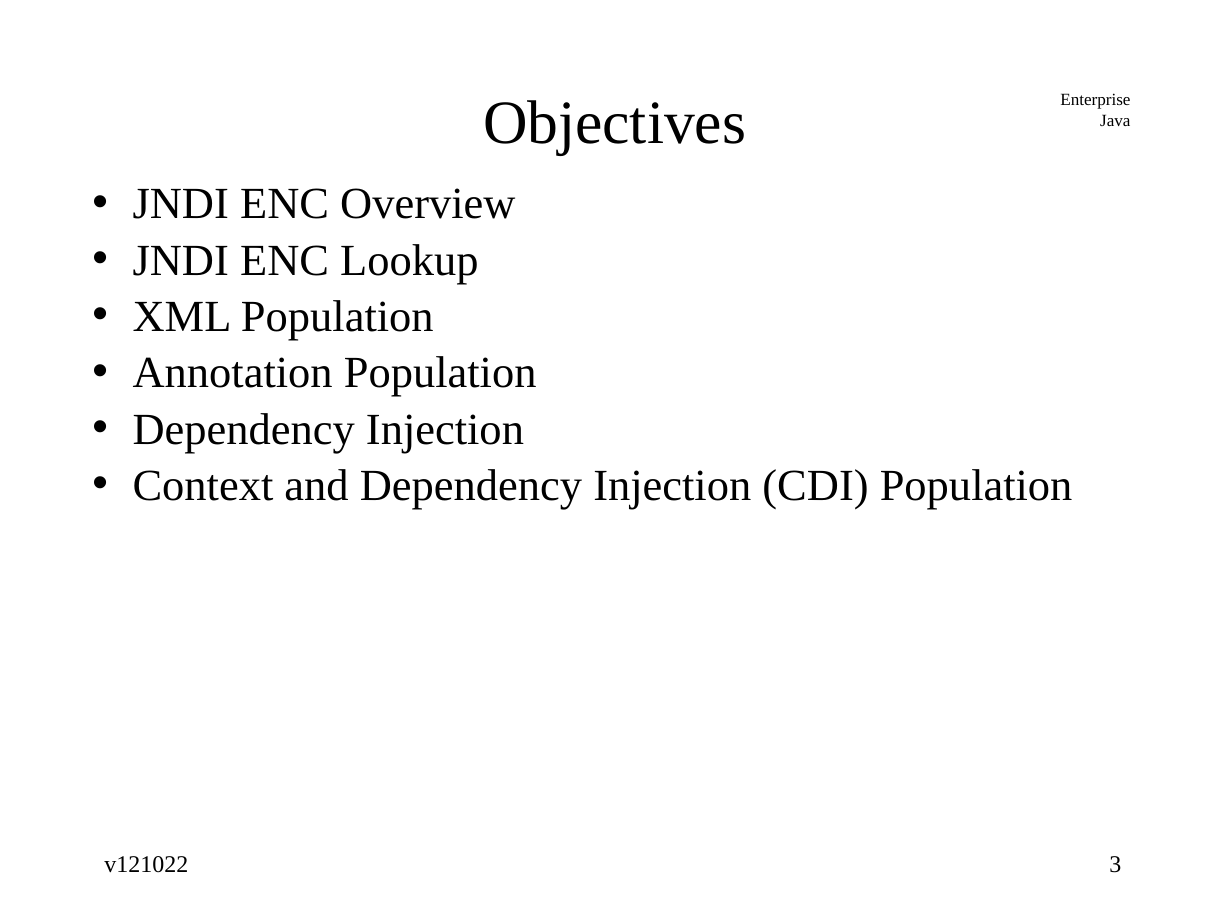
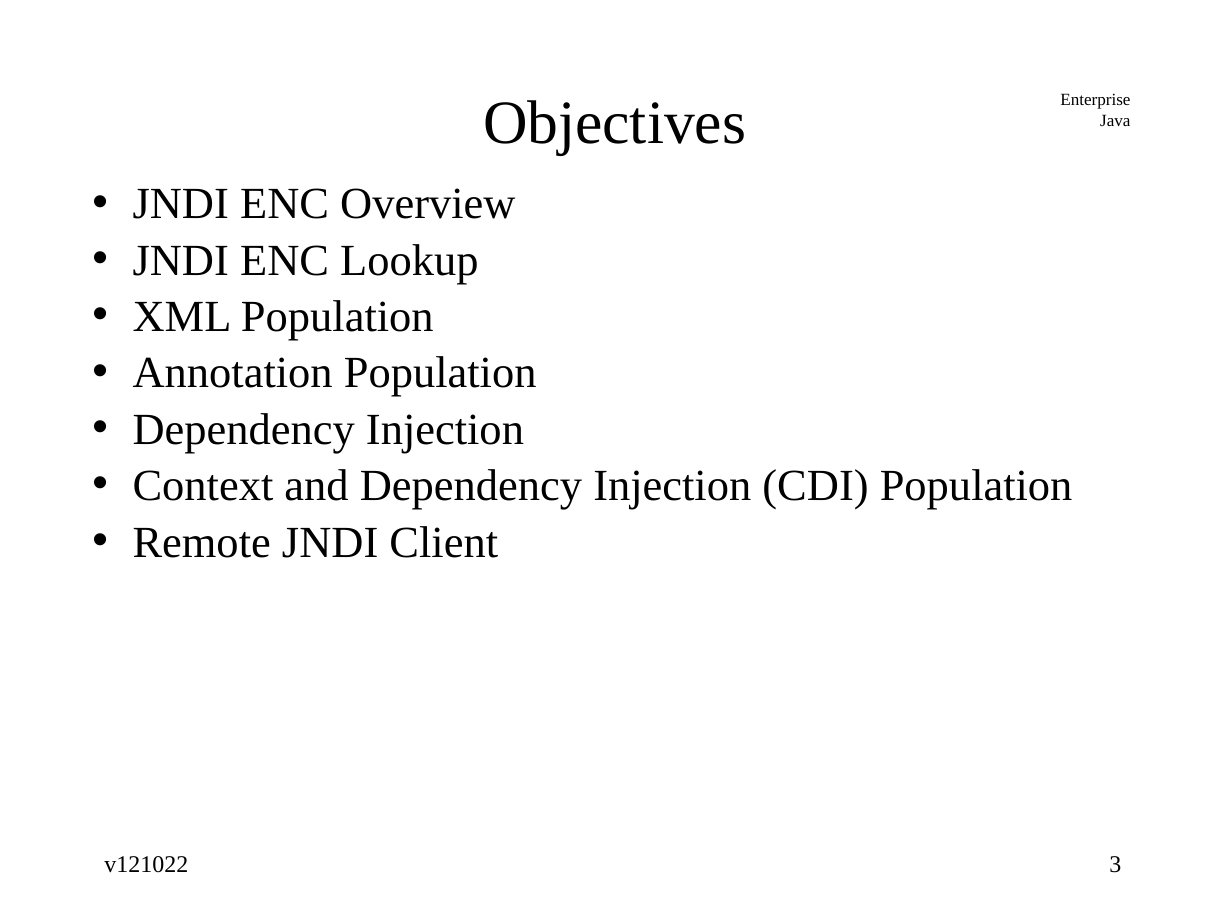
Before and after one commit to jcstaff/ejava-javaee, a slide deck: slide 3 of jndiDemo/src/site/resources/lectures/jndiENC.ppt. Drawn at 1232x924 pixels with LibreOffice and Linux fonts; fonts in the diff are those of the drawing. Boxes give left, top, right and bottom in pixels: in the first picture for what was removed or moved away, otherwise in the second. Text is boxed around its words. In the diff, an @@ line names an element or a change of style, - is before the commit and + after.

Commit message:
added JNDI naming scheme

```diff
--- a/jndiDemo/src/site/resources/lectures/jndiENC.ppt
+++ b/jndiDemo/src/site/resources/lectures/jndiENC.ppt
@@ text at bbox=[133, 526, 498, 558]: paragraph added @@
+• Remote JNDI Client
```
Also in this commit, not shown: 10 other slides changed, 7 slides added.
